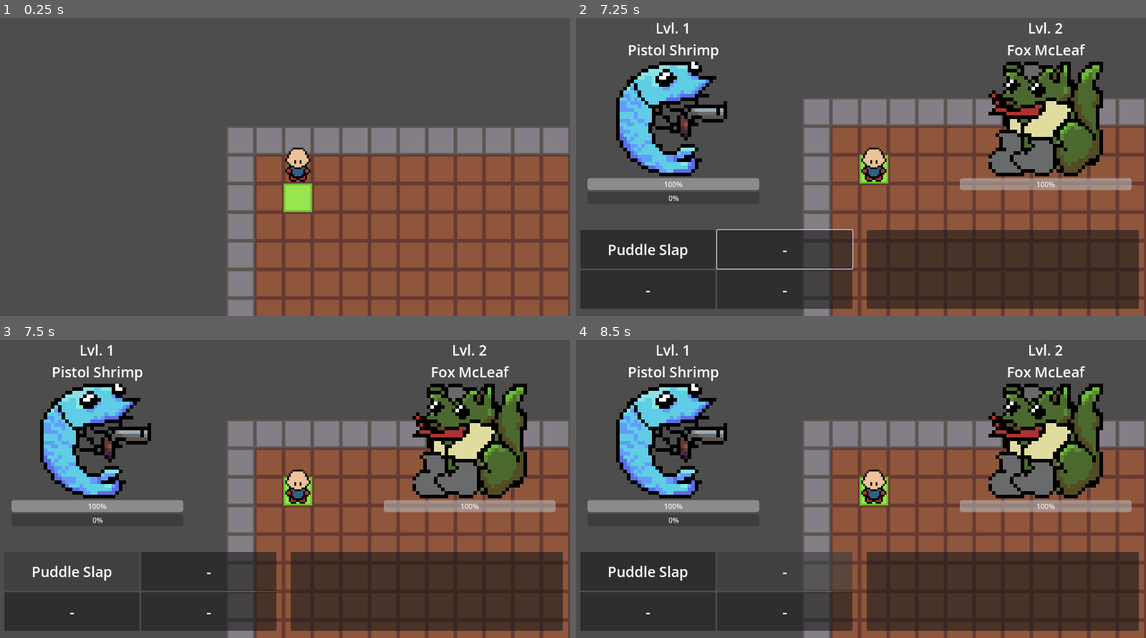
Above: before the commit, frames 1-4 (two rows, left to right).
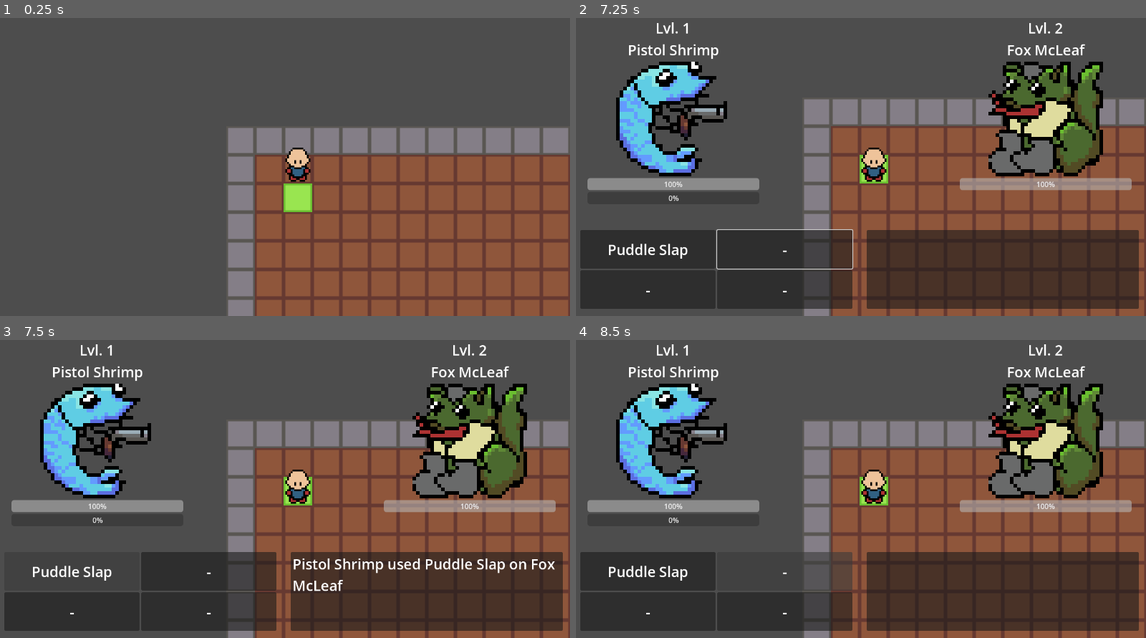
Above: after the commit, the same moments.

Repository: jevonsp/monster-tamer
Game: Godot game, scene res://main/main.tscn
The game is run twice, just before and just after one commit, with the same random seed, the same clock (stepped at 60 frames per second) and the same inputs.
Inputs:
- Up to frame 1 (0.25 s): no input
- Up to frame 2 (7.25 s): tap Enter at 0.5 s; hold D (right) 0.53-1.28 s; hold Space (yes) 0.53-1.28 s; hold S (down) 1.28-2.03 s; tap Space (yes) at 1.35, 2.85, 4.35 s; hold D (right) 2.03-2.78 s; hold Space (yes) 2.03-2.78 s; hold W (up) 2.78-3.53 s; hold Space (yes) 3.53-4.28 s; hold A (left) 3.53-5.03 s; tap Escape (no) at 4.15 s; hold S (down) 5.03-5.75 s; hold Space (yes) 5.03-5.75 s; click "Party" at 5.75 s; click "Fight" at 6.5 s
- Up to frame 3 (7.5 s): click "Puddle Slap" at 7.25 s
- Up to frame 4 (8.5 s): click "-" at 8 s

Frames 1-2 are identical in both runs. In frame 3, 0.9% of the frame differs, in the area x 51-98%, y 73-85%; in frame 4, nothing differs.

Commit message:
Move sequencing start
It turns out carefully sequenced await patterns are really the way to go for a sequence activating in a cetain order so I've laid out how I want moves to sequence and I'm working on that.

Text + Animation. Next->Hit,HP,End Text

Diff:
--- /dev/null
+++ b/battle/animation_container.gd
@@ -0,0 +1,9 @@
+extends Node2D
+
+func _ready() -> void:
+	Global.send_move_animation.connect(_on_move_animation_recieved)
+
+
+func _on_move_animation_recieved(scene: PackedScene) -> void:
+	var animation = scene.instantiate()
+	add_child(animation)
--- a/battle/battle.gd
+++ b/battle/battle.gd
@@ -52,10 +52,10 @@
 		return
 	match vis_state:
 		VisibilityState.OPTIONS:
-			if event.is_action_pressed("ui_cancel"):
+			if event.is_action_pressed("no"):
 				option_buttons_grid.get_children()[2].grab_focus()
 		VisibilityState.MOVES:
-			if event.is_action_pressed("ui_cancel"):
+			if event.is_action_pressed("no"):
 				change_vis_state(VisibilityState.OPTIONS)
 
 
@@ -201,12 +201,14 @@
 		"Button3":
 			num = 3
 	var move = player_actor.moves[num]
-	validate_add_move(move, player_actor)
+	if not validate_add_move(move, player_actor):
+		return
 
 	last_focused_move = num
 
 	# TODO: Signals ?
-	get_enemy_action()
+	processing = false
+	#get_enemy_action()
 	execute_turn_queue()
 
 
@@ -231,21 +233,24 @@
 			focus_last_used_move(last_focused_move)
 #endregion
 
+#region Turn Execution
 func add_to_turn_queue(action, actor: Monster, target: Monster) -> void:
 	turn_queue[action] = [actor, target]
 
 
-func validate_add_move(move: Move, actor: Monster = null) -> void:
+func validate_add_move(move: Move, actor: Monster = null) -> bool:
 	if actor == null:
 		actor = player_actor
 	if move != null:
 		if not move.is_self_targeting:
 			var target = enemy_actor if actor == player_actor else player_actor
 			add_to_turn_queue(move, actor, target)
+			return true
 		else:
 			add_to_turn_queue(move, actor, actor)
+			return true
 	else:
-		print_debug("Selected Null for move")
+		return false
 
 
 
@@ -288,7 +293,9 @@
 		action.execute(actor, target)
 
 	clear_turn_queue()
+	processing = true
 
 
 func clear_turn_queue() -> void:
 	turn_queue.clear()
+#endregion
--- a/battle/battle.tscn
+++ b/battle/battle.tscn
@@ -2,6 +2,17 @@
 
 [ext_resource type="Script" uid="uid://b5jkgp3idbiag" path="res://battle/battle.gd" id="1_tiqy5"]
 [ext_resource type="Texture2D" uid="uid://0xibjcv2bffr" path="res://monsters/pistol_shrimp/pistol_shrimp_remake.png" id="2_tiqy5"]
+[ext_resource type="PackedScene" uid="uid://ca2t8g1fmv3er" path="res://battle/hp_bar.tscn" id="3_qubjc"]
+[ext_resource type="Script" uid="uid://bk6ypbk1qdow6" path="res://battle/label.gd" id="4_4mnim"]
+[ext_resource type="Script" uid="uid://j3rccy2xlud6" path="res://battle/animation_container.gd" id="5_l1kiu"]
+
+[sub_resource type="Animation" id="Animation_7fucf"]
+resource_name = "player_hit"
+
+[sub_resource type="AnimationLibrary" id="AnimationLibrary_iorop"]
+_data = {
+&"player_hit": SubResource("Animation_7fucf")
+}
 
 [node name="Battle" type="CanvasLayer" unique_id=661795331]
 script = ExtResource("1_tiqy5")
@@ -228,7 +239,7 @@
 stretch_mode = 5
 flip_h = true
 
-[node name="HPBar" type="ProgressBar" parent="Content/Player" unique_id=404966868]
+[node name="HPBar" parent="Content/Player" unique_id=1881680306 instance=ExtResource("3_qubjc")]
 layout_mode = 2
 
 [node name="EXPBar" type="ProgressBar" parent="Content/Player" unique_id=447239853]
@@ -261,7 +272,7 @@
 texture = ExtResource("2_tiqy5")
 stretch_mode = 5
 
-[node name="HPBar" type="ProgressBar" parent="Content/Enemy" unique_id=1185066293]
+[node name="HPBar" parent="Content/Enemy" unique_id=1017245820 instance=ExtResource("3_qubjc")]
 layout_mode = 2
 
 [node name="Panel" type="Panel" parent="Content" unique_id=1233652202]
@@ -270,3 +281,30 @@
 offset_top = 528.0
 offset_right = 1264.0
 offset_bottom = 704.0
+
+[node name="MarginContainer" type="MarginContainer" parent="Content/Panel" unique_id=1303723309]
+layout_mode = 1
+anchors_preset = 15
+anchor_right = 1.0
+anchor_bottom = 1.0
+grow_horizontal = 2
+grow_vertical = 2
+theme_override_constants/margin_left = 4
+theme_override_constants/margin_top = 4
+theme_override_constants/margin_right = 4
+theme_override_constants/margin_bottom = 4
+
+[node name="Label" type="Label" parent="Content/Panel/MarginContainer" unique_id=989317058]
+custom_minimum_size = Vector2(600, 168)
+layout_mode = 2
+size_flags_vertical = 1
+theme_override_font_sizes/font_size = 32
+text = "Test Text"
+autowrap_mode = 3
+script = ExtResource("4_4mnim")
+
+[node name="AnimationContainer" type="Node2D" parent="." unique_id=2106150403]
+script = ExtResource("5_l1kiu")
+
+[node name="AnimationPlayer" type="AnimationPlayer" parent="." unique_id=1384391644]
+libraries/ = SubResource("AnimationLibrary_iorop")
--- /dev/null
+++ b/battle/hp_bar.gd
@@ -0,0 +1 @@
+extends ProgressBar
--- /dev/null
+++ b/battle/hp_bar.tscn
@@ -0,0 +1,6 @@
+[gd_scene format=3 uid="uid://ca2t8g1fmv3er"]
+
+[ext_resource type="Script" uid="uid://bueuj70uu73wj" path="res://battle/hp_bar.gd" id="1_bmsta"]
+
+[node name="HPBar" type="ProgressBar" unique_id=1881680306]
+script = ExtResource("1_bmsta")
--- /dev/null
+++ b/battle/label.gd
@@ -0,0 +1,50 @@
+extends Label
+var processing: bool = false
+var text_array: Array[String]
+var is_auto_complete: bool = false
+var text_index: int = 0
+
+func _ready() -> void:
+	text = ""
+	Global.send_text_box.connect(load_text)
+
+
+func _unhandled_input(event: InputEvent) -> void:
+	if not processing:
+		return
+	if event.is_action_pressed("yes"):
+		advance_text()
+
+
+func load_text(ta: Array[String], auto_complete: bool) -> void:
+	text_array = ta
+	is_auto_complete = auto_complete
+	text_index = text_array.size() - 1
+	if text_index <= -1:
+		return
+	display_text()
+
+
+func display_text() -> void:
+	text = text_array[text_index]
+	if is_auto_complete:
+		await get_tree().create_timer(Global.DEFAULT_DELAY).timeout
+		advance_text()
+
+
+func advance_text() -> void:
+	text_index += 1
+	if text_index >= text_array.size() - 1:
+		text_finished()
+
+
+func text_finished() -> void:
+	Global.text_box_complete.emit()
+	clean_up()
+
+func clean_up() -> void:
+	text = ""
+	processing = false
+	text_array = []
+	is_auto_complete = false
+	text_index = 0
--- /dev/null
+++ b/battle/mock_animation_scene.tscn
@@ -0,0 +1,14 @@
+[gd_scene format=3 uid="uid://ckili6s527fn2"]
+
+[node name="MockAnimationScene" type="Node2D" unique_id=1682853272]
+
+[node name="AnimationCenterPoint" type="Node2D" parent="." unique_id=1013994175]
+position = Vector2(640, 250)
+
+[node name="PlayerCenterPoint" type="Node2D" parent="." unique_id=1475019861]
+position = Vector2(225, 250)
+
+[node name="EnemyCenterPoint" type="Node2D" parent="." unique_id=978560159]
+position = Vector2(1055, 250)
+
+[node name="Origin" type="Node2D" parent="." unique_id=2046963555]
--- a/classes/Move.gd
+++ b/classes/Move.gd
@@ -10,4 +10,8 @@
 
 
 func execute(actor: Monster, target: Monster):
-	print("%s would use %s on %s" % [actor.name, name, target.name])
+	var text: Array[String] = ["%s used %s on %s" % [actor.name, name, target.name]]
+	Global.send_text_box.emit(text, true)
+	Global.send_move_animation.emit(animation)
+	await Global.move_animation_complete
+	print("got move_animation_complete")
--- a/main/Global.gd
+++ b/main/Global.gd
@@ -1,11 +1,17 @@
 extends Node
+const DEFAULT_DELAY: float = 1.0
 @warning_ignore_start("unused_signal")
-
+# Player
 signal toggle_player
-
 signal step_completed(position: Vector2)
+# WIldZone
 signal wild_battle_requested(mon_data: MonsterData, level: int)
 signal player_party_requested
 signal send_player_party(party: Array[Monster])
-
+# Label
+signal send_text_box(text: Array[String], auto_complete: bool)
+signal text_box_complete
+# Move Animation
+signal send_move_animation(scene: PackedScene)
+signal move_animation_complete
 @warning_ignore_restore("unused_signal")
--- a/monsters/fox_mcleaf/fox_mcleaf.tres
+++ b/monsters/fox_mcleaf/fox_mcleaf.tres
@@ -1,7 +1,7 @@
 [gd_resource type="Resource" script_class="MonsterData" format=3 uid="uid://dnpr3t8vm34dc"]
 
 [ext_resource type="Script" uid="uid://cawunai26wo8m" path="res://classes/Move.gd" id="1_2oh31"]
-[ext_resource type="Resource" uid="uid://ol1xenrdt8ut" path="res://moves/nettles.tres" id="2_2bxm2"]
+[ext_resource type="Resource" uid="uid://ol1xenrdt8ut" path="res://moves/nettles/nettles.tres" id="2_2bxm2"]
 [ext_resource type="Script" uid="uid://vx6b6njwqnde" path="res://classes/MonsterData.gd" id="3_j4pe2"]
 [ext_resource type="Texture2D" uid="uid://daakn8svovn2f" path="res://monsters/fox_mcleaf/fox_mcleaf_remake.png" id="3_tijwr"]
 
--- a/monsters/pistol_shrimp/pistol_shrimp.tres
+++ b/monsters/pistol_shrimp/pistol_shrimp.tres
@@ -1,7 +1,7 @@
 [gd_resource type="Resource" script_class="MonsterData" format=3 uid="uid://cdor45ba2o0aa"]
 
 [ext_resource type="Script" uid="uid://cawunai26wo8m" path="res://classes/Move.gd" id="1_5ruug"]
-[ext_resource type="Resource" uid="uid://c87emu6ybl5ua" path="res://moves/puddle_slap.tres" id="2_6co7i"]
+[ext_resource type="Resource" uid="uid://c87emu6ybl5ua" path="res://moves/puddle_slap/puddle_slap.tres" id="2_6co7i"]
 [ext_resource type="Script" uid="uid://vx6b6njwqnde" path="res://classes/MonsterData.gd" id="3_droyv"]
 [ext_resource type="Texture2D" uid="uid://0xibjcv2bffr" path="res://monsters/pistol_shrimp/pistol_shrimp_remake.png" id="3_nmn5g"]
 
--- a/monsters/pyro_badger/pyro_badger.tres
+++ b/monsters/pyro_badger/pyro_badger.tres
@@ -1,7 +1,7 @@
 [gd_resource type="Resource" script_class="MonsterData" format=3 uid="uid://cvmykrss1u38p"]
 
 [ext_resource type="Script" uid="uid://cawunai26wo8m" path="res://classes/Move.gd" id="1_d3g7e"]
-[ext_resource type="Resource" uid="uid://cwyt2ao20ny41" path="res://moves/match_strike.tres" id="2_jrfpv"]
+[ext_resource type="Resource" uid="uid://cwyt2ao20ny41" path="res://moves/match_strike/match_strike.tres" id="2_jrfpv"]
 [ext_resource type="Script" uid="uid://vx6b6njwqnde" path="res://classes/MonsterData.gd" id="3_8al2p"]
 [ext_resource type="Texture2D" uid="uid://dbj603tewa6r5" path="res://monsters/pyro_badger/pyro_badger_remake.png" id="3_q7sp7"]
 
--- /dev/null
+++ b/moves/move_animation.gd
@@ -0,0 +1,12 @@
+extends Node2D
+@onready var animation_player: AnimationPlayer = $AnimationPlayer
+
+func _ready() -> void:
+	print("animation added")
+	animation_player.animation_finished.connect(_on_animation_player_animation_finished)
+	animation_player.play("move")
+
+func _on_animation_player_animation_finished(_anim_name: StringName) -> void:
+	print_debug("Animation finished, freeing")
+	Global.move_animation_complete.emit()
+	queue_free()
--- /dev/null
+++ b/moves/move_animation_template.tscn
@@ -0,0 +1,19 @@
+[gd_scene format=3 uid="uid://daj6627d2a7nv"]
+
+[ext_resource type="Script" uid="uid://cfcvn6i8d4qer" path="res://moves/move_animation.gd" id="1_u103t"]
+
+[sub_resource type="Animation" id="Animation_q30ls"]
+resource_name = "move"
+
+[sub_resource type="AnimationLibrary" id="AnimationLibrary_u103t"]
+_data = {
+&"move": SubResource("Animation_q30ls")
+}
+
+[node name="MoveAnimationTemplate" type="Node2D" unique_id=1974965689]
+script = ExtResource("1_u103t")
+
+[node name="Sprite2D" type="Sprite2D" parent="." unique_id=615238736]
+
+[node name="AnimationPlayer" type="AnimationPlayer" parent="." unique_id=880765497]
+libraries/ = SubResource("AnimationLibrary_u103t")
--- a/moves/puddle_slap.tres
+++ b/moves/puddle_slap/puddle_slap.tres
@@ -1,9 +1,11 @@
 [gd_resource type="Resource" script_class="Move" format=3 uid="uid://c87emu6ybl5ua"]
 
+[ext_resource type="PackedScene" uid="uid://beitjwnnngvje" path="res://moves/puddle_slap/puddle_slap_animation.tscn" id="1_dfaxd"]
 [ext_resource type="Script" uid="uid://cawunai26wo8m" path="res://classes/Move.gd" id="1_sb7qw"]
 
 [resource]
 script = ExtResource("1_sb7qw")
 name = "Puddle Slap"
+animation = ExtResource("1_dfaxd")
 description = "Slap a puddle, making a small splash."
 metadata/_custom_type_script = "uid://cawunai26wo8m"
--- /dev/null
+++ b/moves/puddle_slap/puddle_slap_animation.tscn
@@ -0,0 +1,19 @@
+[gd_scene format=3 uid="uid://beitjwnnngvje"]
+
+[ext_resource type="Script" uid="uid://cfcvn6i8d4qer" path="res://moves/move_animation.gd" id="1_knpf3"]
+
+[sub_resource type="Animation" id="Animation_q30ls"]
+resource_name = "move"
+
+[sub_resource type="AnimationLibrary" id="AnimationLibrary_u103t"]
+_data = {
+&"move": SubResource("Animation_q30ls")
+}
+
+[node name="PuddleSlapAnimation" type="Node2D" unique_id=1974965689]
+script = ExtResource("1_knpf3")
+
+[node name="Sprite2D" type="Sprite2D" parent="." unique_id=615238736]
+
+[node name="AnimationPlayer" type="AnimationPlayer" parent="." unique_id=880765497]
+libraries/ = SubResource("AnimationLibrary_u103t")
Not shown, added: battle/animation_container.gd.uid
Not shown, added: battle/hp_bar.gd.uid
Not shown, added: battle/label.gd.uid
Renamed: moves/match_strike.tres -> moves/match_strike/match_strike.tres
Not shown, added: moves/move_animation.gd.uid
Renamed: moves/nettles.tres -> moves/nettles/nettles.tres
